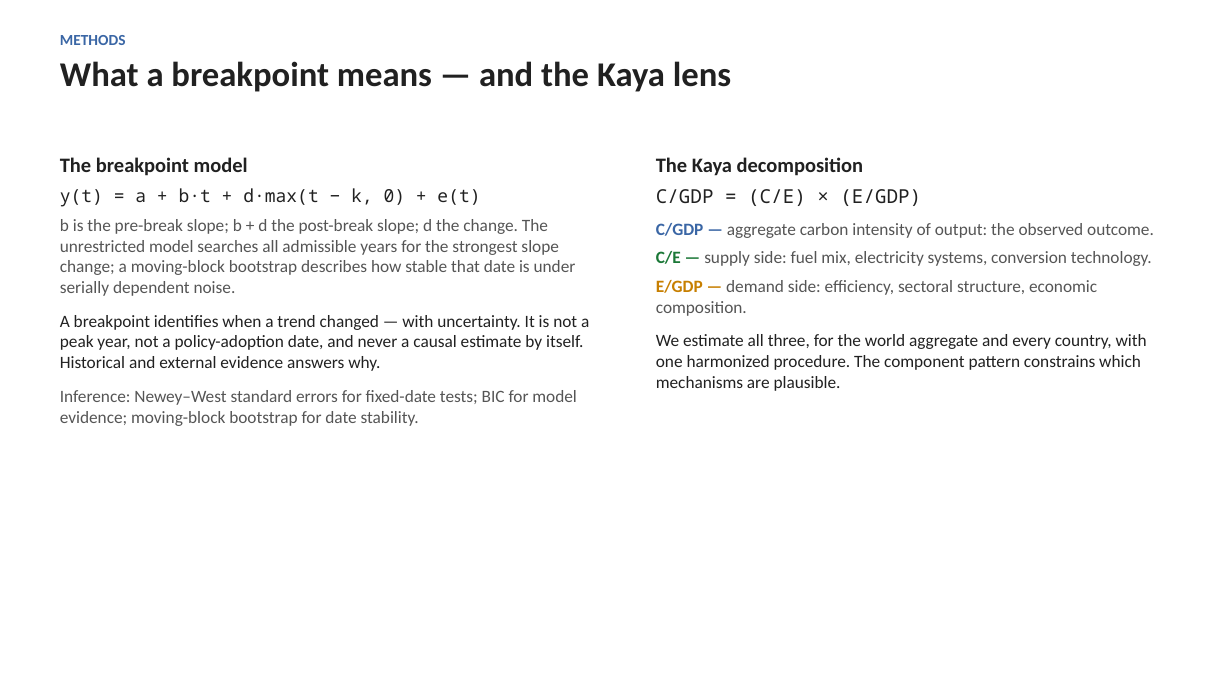
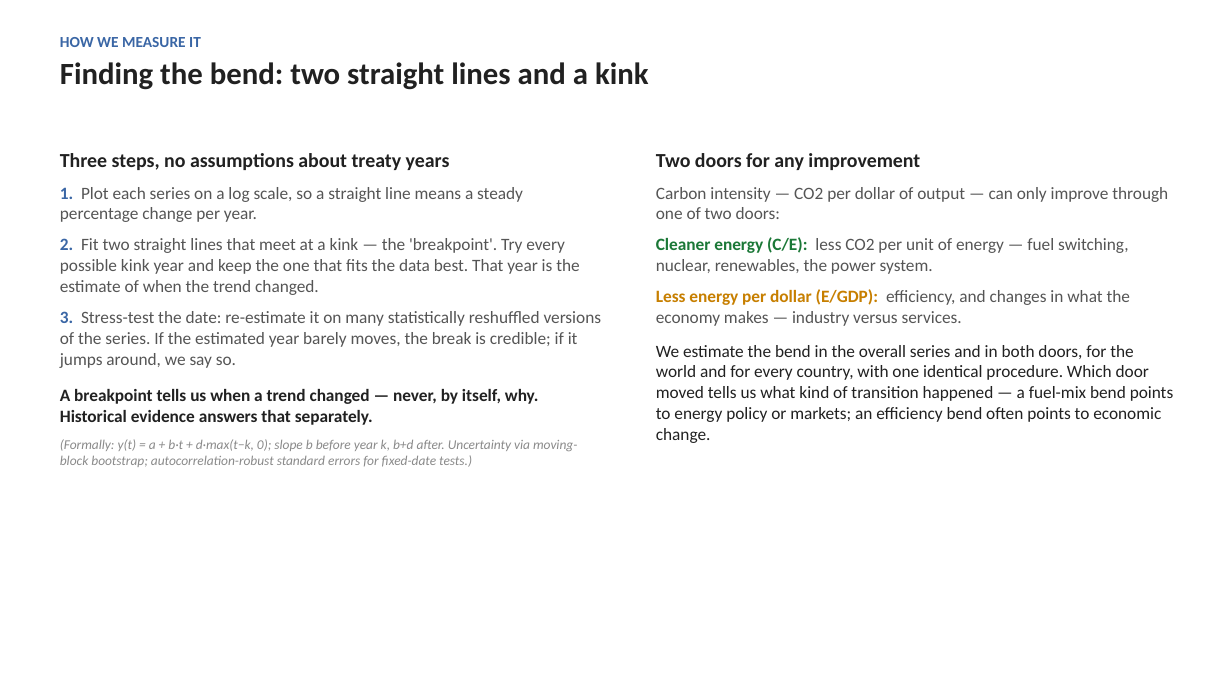
Before and after one commit to cwejnert/HDI-Happiness, a slide deck: slide 3 of carbon_breakpoints_takeaway_figures/what_bends_the_curve_final.pptx. Drawn at 1232x693 pixels with LibreOffice and Linux fonts; fonts in the diff are those of the drawing. Boxes give left, top, right and bottom in pixels: in the first picture for what was removed or moved away, otherwise in the second. Text is boxed around its words. In the diff, an @@ line names an element or a change of style, - is before the commit and + after.

```diff
--- a/carbon_breakpoints_takeaway_figures/what_bends_the_curve_final.pptx
+++ b/carbon_breakpoints_takeaway_figures/what_bends_the_curve_final.pptx
@@ text at [60, 37, 649, 90]: text changed; size 27 to 24 pt @@
-METHODS
-What a breakpoint means — and the Kaya lens
+HOW WE MEASURE IT
+Finding the bend: two straight lines and a kink
@@ text at [60, 153, 602, 467]: text changed @@
-The breakpoint model
-y(t) = a + b·t + d·max(t − k, 0) + e(t)
-b is the pre-break slope; b + d the post-break slope; d the change. The unrestricted model searches all admissible years for the strongest slope change; a moving-block bootstrap describes how stable that date is under serially dependent noise.
-A breakpoint identifies when a trend changed — with uncertainty. It is not a peak year, not a policy-adoption date, and never a causal estimate by itself. Historical and external evidence answers why.
-Inference: Newey–West standard errors for fixed-date tests; BIC for model evidence; moving-block bootstrap for date stability.
+Three steps, no assumptions about treaty years
+1. Plot each series on a log scale, so a straight line means a steady percentage change per year.
+2. Fit two straight lines that meet at a kink — the 'breakpoint'. Try every possible kink year and keep the one that fits the data best. That year is the estimate of when the trend changed.
+3. Stress-test the date: re-estimate it on many statistically reshuffled versions of the series. If the estimated year barely moves, the break is credible; if it jumps around, we say so.
+A breakpoint tells us when a trend changed — never, by itself, why. Historical evidence answers that separately.
+(Formally: y(t) = a + b·t + d·max(t−k, 0); slope b before year k, b+d after. Uncertainty via moving-block bootstrap; autocorrelation-robust standard errors for fixed-date tests.)
@@ text at [656, 153, 1174, 443]: text changed @@
-The Kaya decomposition
-C/GDP = (C/E) × (E/GDP)
-C/GDP — aggregate carbon intensity of output: the observed outcome.
-C/E — supply side: fuel mix, electricity systems, conversion technology.
-E/GDP — demand side: efficiency, sectoral structure, economic composition.
-We estimate all three, for the world aggregate and every country, with one harmonized procedure. The component pattern constrains which mechanisms are plausible.
+Two doors for any improvement
+Carbon intensity — CO2 per dollar of output — can only improve through one of two doors:
+Cleaner energy (C/E): less CO2 per unit of energy — fuel switching, nuclear, renewables, the power system.
+Less energy per dollar (E/GDP): efficiency, and changes in what the economy makes — industry versus services.
+We estimate the bend in the overall series and in both doors, for the world and for every country, with one identical procedure. Which door moved tells us what kind of transition happened — a fuel-mix bend points to energy policy or markets; an efficiency bend often points to economic change.
```
Also in this commit, not shown: 15 other slides changed, 5 slides added, 5 slides removed, 2 other files.
